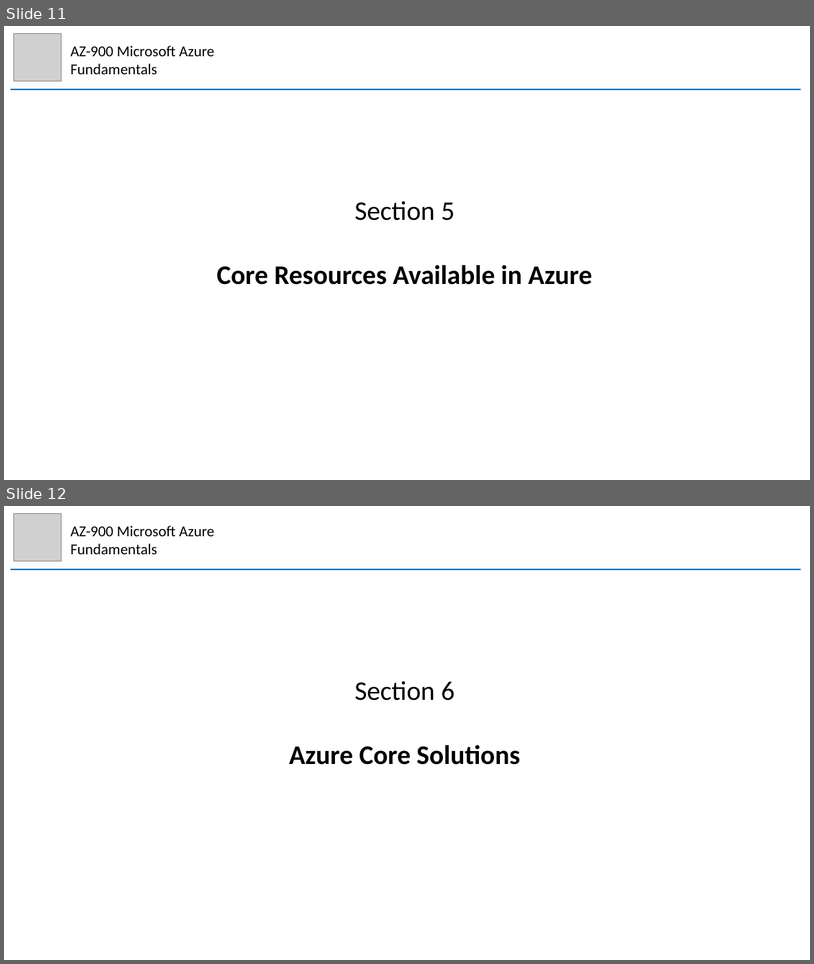
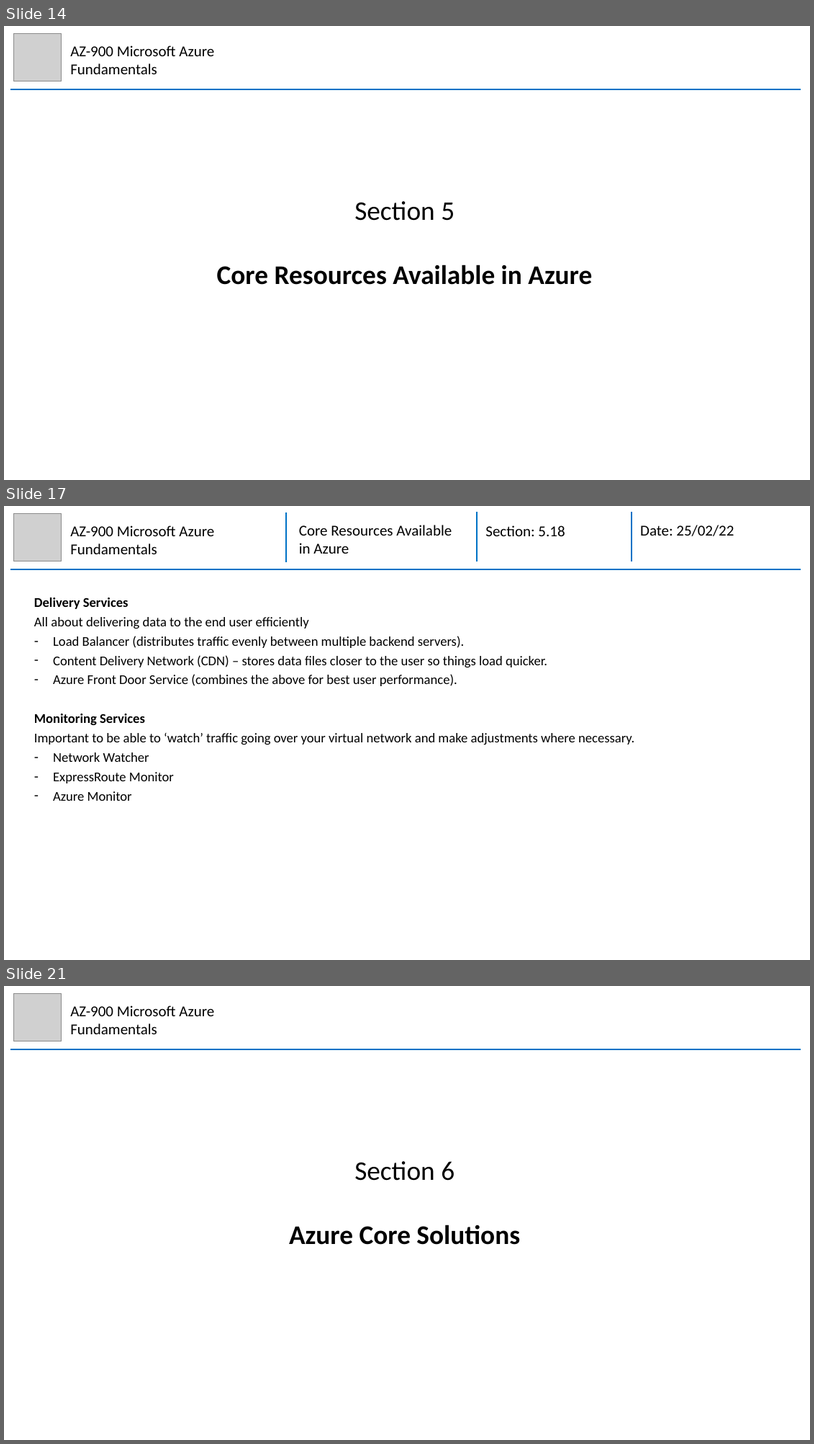
Before and after one commit to mhaythornthwaite/Testing_ML_Algorithms, a slide deck: Azure_AZ-900_Fundamentals/MJH_AZ-900_Azure_Fundamentals_Notes.pptx. Shown one above the other, each under a label of ours: slides 11 and 12 before the commit, slides 14, 17 and 21 after it; the slides between them are not shown. The pictures are 814x964 and 814x1444 pixels, drawn with LibreOffice and Linux fonts; fonts in the diff are those of the drawing; grey boxes stand for pictures. Boxes give left, top, right and bottom in pixels: in the first picture for what was removed or moved away, otherwise in the second. Text is boxed around its words. In the diff, an @@ line names an element or a change of style, - is before the commit and + after.

Commit message:
Azure AZ-900 Section 4, 5, 6

```diff
--- a/Azure_AZ-900_Fundamentals/MJH_AZ-900_Azure_Fundamentals_Notes.pptx
+++ b/Azure_AZ-900_Fundamentals/MJH_AZ-900_Azure_Fundamentals_Notes.pptx
@@ slide 17 added at (4, 506, 810, 960), background #FFFFFF @@
@@ picture added at (13, 513, 62, 561) @@
@@ text added at (70, 525, 214, 554), 18 pt, text #000000 @@
+AZ-900 Microsoft Azure Fundamentals
@@ group added at (10, 512, 801, 569): 4 lines, 3 texts @@
+Core Resources Available in Azure
+Section: 5.18
+Date: 25/02/22
@@ text added at (34, 597, 635, 800), 16 pt, text #000000 @@
+Delivery Services
+All about delivering data to the end user efficiently
+– Load Balancer (distributes traffic evenly between multiple backend servers).
+– Content Delivery Network (CDN) – stores data files closer to the user so things load quicker.
+– Azure Front Door Service (combines the above for best user performance).
+Monitoring Services
+Important to be able to ‘watch’ traffic going over your virtual network and make adjustments where necessary.
+– Network Watcher
+– ExpressRoute Monitor
+– Azure Monitor
@@ what was slide 11 is now slide 14 @@
@@ what was slide 12 is now slide 21 @@
```
Also in this commit, not shown: 1 slide changed, 13 other slides added.
